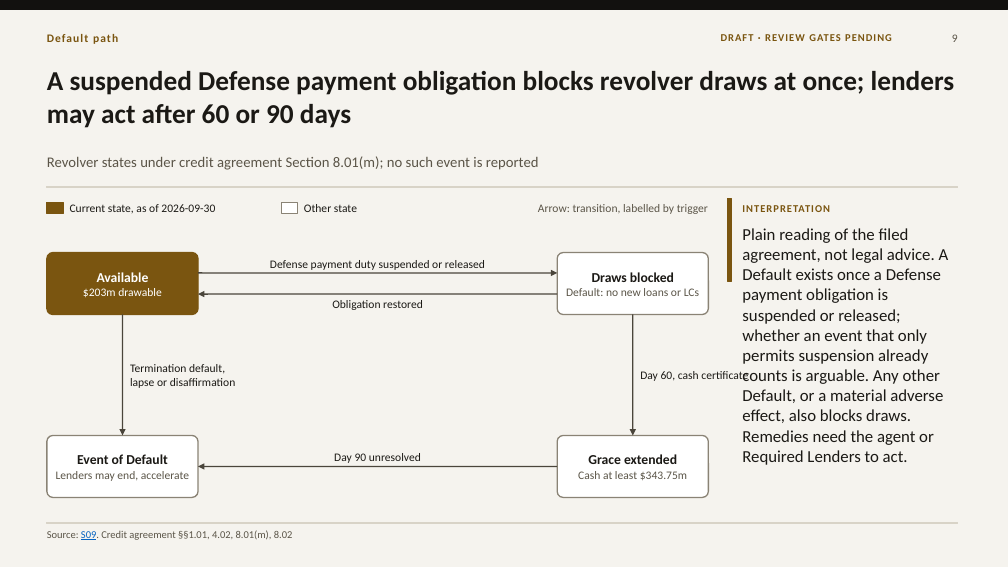
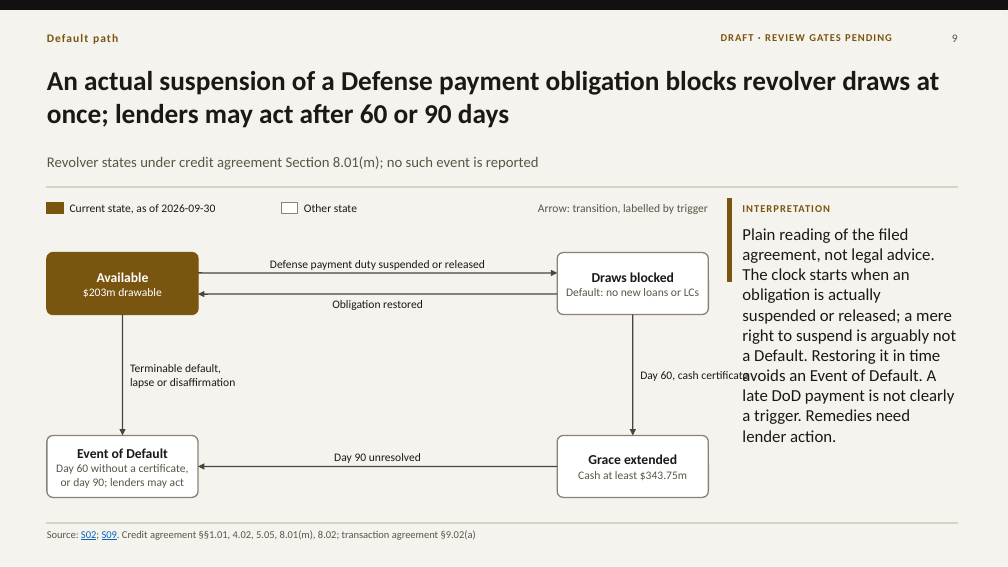
Before and after one commit to VSSpowerlifting/strategic-materials-policy-tracker, a slide deck: slide 9 of research/fi003/outputs/presentation-draft-v100/fi003-mp-materials-10x-financing-draft-1.0.pptx. Drawn at 1008x567 pixels with LibreOffice and Linux fonts; fonts in the diff are those of the drawing. Boxes give left, top, right and bottom in pixels: in the first picture for what was removed or moved away, otherwise in the second. Text is boxed around its words. In the diff, an @@ line names an element or a change of style, - is before the commit and + after.

```diff
--- a/research/fi003/outputs/presentation-draft-v100/fi003-mp-materials-10x-financing-draft-1.0.pptx
+++ b/research/fi003/outputs/presentation-draft-v100/fi003-mp-materials-10x-financing-draft-1.0.pptx
@@ text at <box>47,71,940,128</box>: text changed @@
-A suspended Defense payment obligation blocks revolver draws at once; lenders may act after 60 or 90 days
+An actual suspension of a Defense payment obligation blocks revolver draws at once; lenders may act after 60 or 90 days
@@ text at <box>742,228,956,442</box>: text changed @@
-Plain reading of the filed agreement, not legal advice. A Default exists once a Defense payment obligation is suspended or released; whether an event that only permits suspension already counts is arguable. Any other Default, or a material adverse effect, also blocks draws. Remedies need the agent or Required Lenders to act.
+Plain reading of the filed agreement, not legal advice. The clock starts when an obligation is actually suspended or released; a mere right to suspend is arguably not a Default. Restoring it in time avoids an Event of Default. A late DoD payment is not clearly a trigger. Remedies need lender action.
@@ text at <box>130,364,235,388</box>: text changed @@
-Termination default, lapse or disaffirmation
+Terminable default, lapse or disaffirmation
@@ text at <box>56,464,189,488</box>: text changed @@
-Lenders may end, accelerate
+Day 60 without a certificate, or day 90; lenders may act
@@ text at <box>47,530,476,540</box>: text changed @@
-Source: S09. Credit agreement §§1.01, 4.02, 8.01(m), 8.02
+Source: S02; S09. Credit agreement §§1.01, 4.02, 5.05, 8.01(m), 8.02; transaction agreement §9.02(a)
```
Also in this commit, not shown: 13 other slides changed, 16 other files.
